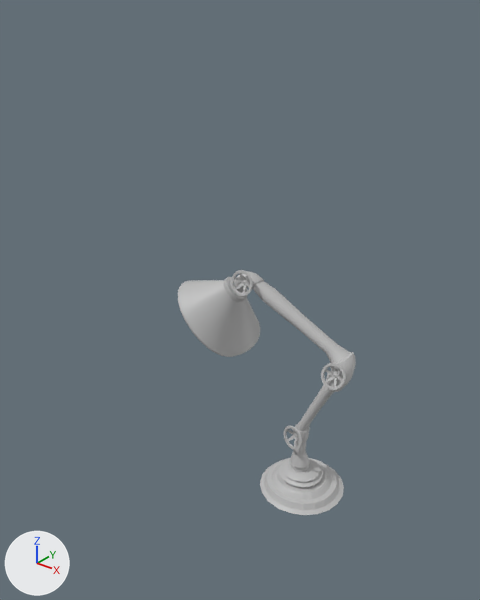
A saved change to the FBX model Models FBX/Model_Skrivbords lampa_unknown_wonkey.fbx.
Camera for both pictures: a camera (50 mm lens) standing at (0.264, -0.423, 0.437) and looking at (-0.069, -0.007, 0.179). The lights are fixed; the arrows at lower left show +X, +Y and +Z. Where no turn or scale is listed for an object, it has been applied to the vertices. Vertices at the same position are counted once.

Names of what the first picture shows: 'arm', 'bas4', 'handel1', 'handel2', 'handel3', 'lamp_case'.
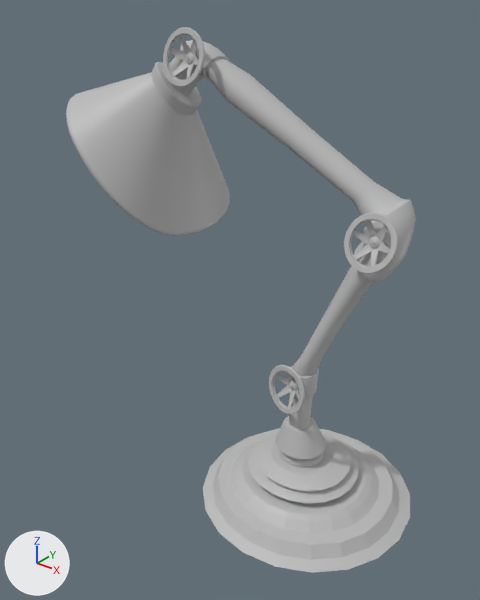
The change, as JSON lines over the scene's bpy script:
```json
{"block": "me_mesh", "where": "me_mesh.from_pydata(...)  # 8361 vertices, 8316 faces; spans x -0.07..0.052, y -0.062..-0.027, z -0.001..0.163"}
{"block": "me_mesh", "where": "# used by ob_arm; location = (-0.0148, 0.0534, 0.04)"}
{"block": "me_mesh", "change": "me_mesh part 2: the whole mesh is scaled about its middle by (1.81, 1.81, 1.93), then moved by (-0.007, -0.036, 0.068)"}
{"block": "me_mesh_003", "where": "me_mesh_003.from_pydata(...)  # 702 vertices, 702 faces; spans x -0.04..0.04, y -0.0398..0.0398, z -0.0208..0.0208"}
{"block": "me_mesh_003", "where": "# used by ob_bas4; location = (0.0002, 0.0008, 0.0217)"}
{"block": "me_mesh_003", "change": "me_mesh_003 part 1: the whole mesh is scaled about its middle by (2.46, 2.46, 2), then moved by (0.0, 0.0, -0.0096)"}
{"block": "me_mesh_006", "where": "me_mesh_006.from_pydata(...)  # 863 vertices, 898 faces; spans x -0.0113..0.0113, y -0.0055..0.0055, z -0.0113..0.0113"}
{"block": "me_mesh_006", "where": "# used by ob_handel3; location = (-0.0649, -0.0075, 0.1974)"}
{"block": "me_mesh_006", "change": "me_mesh_006 part 5: the whole mesh is scaled about its middle by (1.81, 1.81, 1.93), then moved by (0.0, 0.0, 0.0103)"}
{"block": "me_mesh_005", "where": "me_mesh_005.from_pydata(...)  # 863 vertices, 898 faces; spans x -0.0113..0.0113, y -0.006..0.006, z -0.011..0.011"}
{"block": "me_mesh_005", "where": "# used by ob_handel2; location = (0.029, -0.0035, 0.1369)"}
{"block": "me_mesh_005", "change": "me_mesh_005 part 4: the whole mesh is scaled about its middle by (1.81, 1.81, 1.93), then moved by (0.0, 0.0, 0.0036)"}
{"block": "me_mesh_002", "where": "me_mesh_002.from_pydata(...)  # 733 vertices, 774 faces; spans x -0.0341..0.0341, y -0.045..0.045, z -0.039..0.039"}
{"block": "me_mesh_002", "where": "# used by ob_lamp_case; location = (-0.1053, 0.0066, 0.1546)"}
{"block": "me_mesh_002", "change": "me_mesh_002 part 3: the whole mesh is multiplied about its middle by the matrix ((1.815, 0.0, 0.0), (0.0, 1.815, 0.0), (0.0, 0.0, 1.926)), then moved by (0.0, 0.0, 0.0055)"}
{"block": "me_mesh_001", "where": "me_mesh_001.from_pydata(...)  # 863 vertices, 898 faces; spans x -0.0066..0.0157, y -0.0634..-0.0527, z -0.0115..0.0115"}
{"block": "me_mesh_001", "where": "# used by ob_handel1; location = (-0.0081, 0.0477, 0.0628)"}
{"block": "me_mesh_001", "change": "me_mesh_001 part 6: the whole mesh is scaled about its middle by (1.81, 1.81, 1.93), then moved by (0.0037, -0.0473, -0.0047)"}
{"op": "set", "path": "ob_arm.location", "old": "(-0.0148, 0.0534, 0.04)", "new": "(-0.024, 0.0944, 0.0845)"}
{"op": "set", "path": "ob_bas4.location", "old": "(0.0002, 0.0008, 0.0217)", "new": "(0.0041, 0.0021, 0.0471)"}
{"op": "set", "path": "ob_handel3.location", "old": "(-0.0649, -0.0075, 0.1974)", "new": "(-0.115, -0.0161, 0.3701)"}
{"op": "set", "path": "ob_handel2.location", "old": "(0.029, -0.0035, 0.1369)", "new": "(0.0555, -0.0089, 0.2603)"}
{"op": "set", "path": "ob_lamp_case.location", "old": "(-0.1053, 0.0066, 0.1546)", "new": "(-0.1883, 0.0095, 0.2923)"}
{"op": "set", "path": "ob_handel1.location", "old": "(-0.0081, 0.0477, 0.0628)", "new": "(-0.0119, 0.0841, 0.1259)"}
```

What differs and where, as boxes (x1, y1, x2, y2) in the pictures (480 x 600 px):
```json
{"object": "bas4", "change": "mesh rescaled, moved", "before": [260, 451, 344, 515], "after": [203, 416, 410, 573], "on screen": "145% wider, 143% taller"}
{"object": "lamp_case", "change": "reshaped, moved", "before": [178, 277, 260, 357], "after": [66, 62, 230, 235], "on screen": "99% wider, 115% taller"}
{"object": "arm", "change": "mesh rescaled, moved", "before": [230, 271, 356, 455], "after": [164, 40, 416, 429], "on screen": "99% wider, 111% taller"}
{"object": "handel2", "change": "mesh rescaled, moved", "before": [321, 363, 346, 390], "after": [344, 213, 398, 274], "on screen": "112% wider, 121% taller"}
{"object": "handel3", "change": "mesh rescaled, moved", "before": [231, 270, 253, 296], "after": [163, 27, 205, 87], "on screen": "87% wider, 126% taller"}
{"object": "handel1", "change": "mesh rescaled, moved", "before": [283, 426, 302, 450], "after": [269, 365, 305, 414], "on screen": "85% wider, 100% taller"}
```
